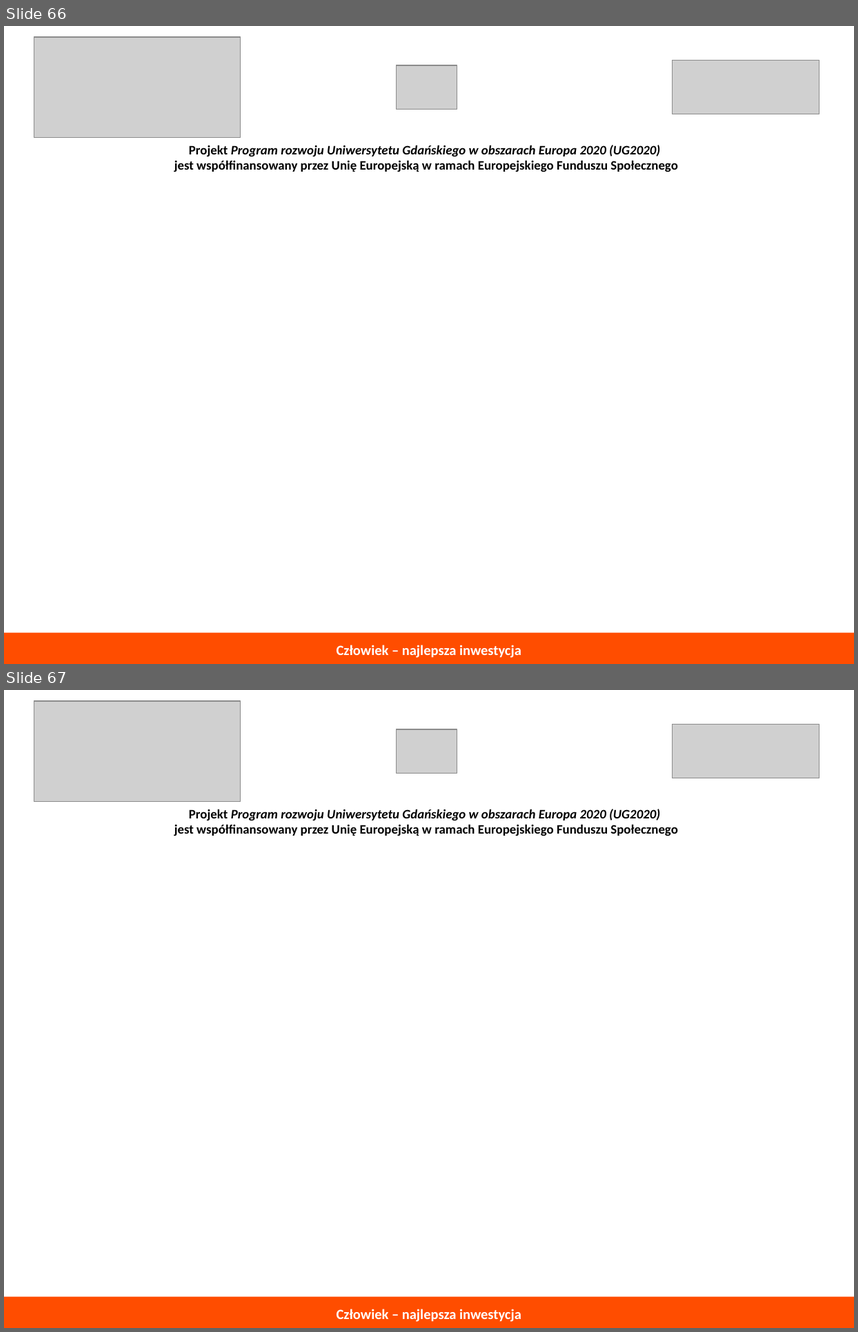
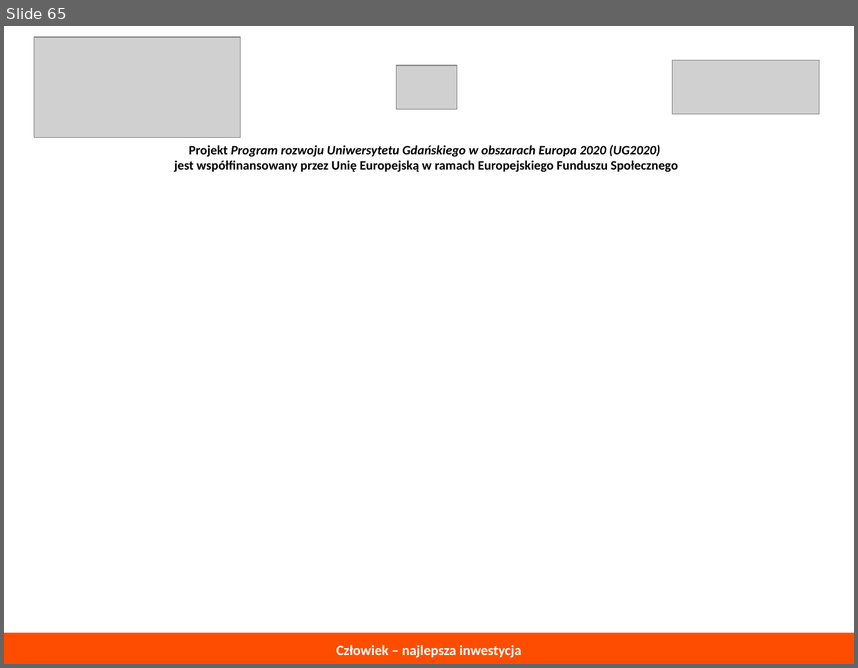
Before and after one commit to ljadanowski/syllabus-testowanie-aplikacji, a slide deck: todo/konspekt_wykladu.odp. Shown one above the other, each under a label of ours: slides 66 and 67 before the commit, slide 65 after it. The pictures are 858x1332 and 858x668 pixels, drawn with LibreOffice and Linux fonts; fonts in the diff are those of the drawing; grey boxes stand for pictures. Boxes give left, top, right and bottom in pixels: in the first picture for what was removed or moved away, otherwise in the second. Text is boxed around its words. In the diff, an @@ line names an element or a change of style, - is before the commit and + after.

```diff
--- a/todo/konspekt_wykladu.odp
+++ b/todo/konspekt_wykladu.odp
@@ slide 67 removed at (4,690,854,1328), background #FFFFFF @@
@@ group removed at (34,701,819,836): 3 pictures, 1 text @@
-Projekt Program rozwoju Uniwersytetu Gdańskiego w obszarach Europa 2020 (UG2020)
-jest współfinansowany przez Unię Europejską w ramach Europejskiego Funduszu Społecznego
@@ rectangle removed at (4,1296,854,1328) @@
-Człowiek – najlepsza inwestycja
@@ what was slide 66 is now slide 65 @@
```
Also in this commit, not shown: 1 slide changed, 4 other slides removed, 1 other file.
